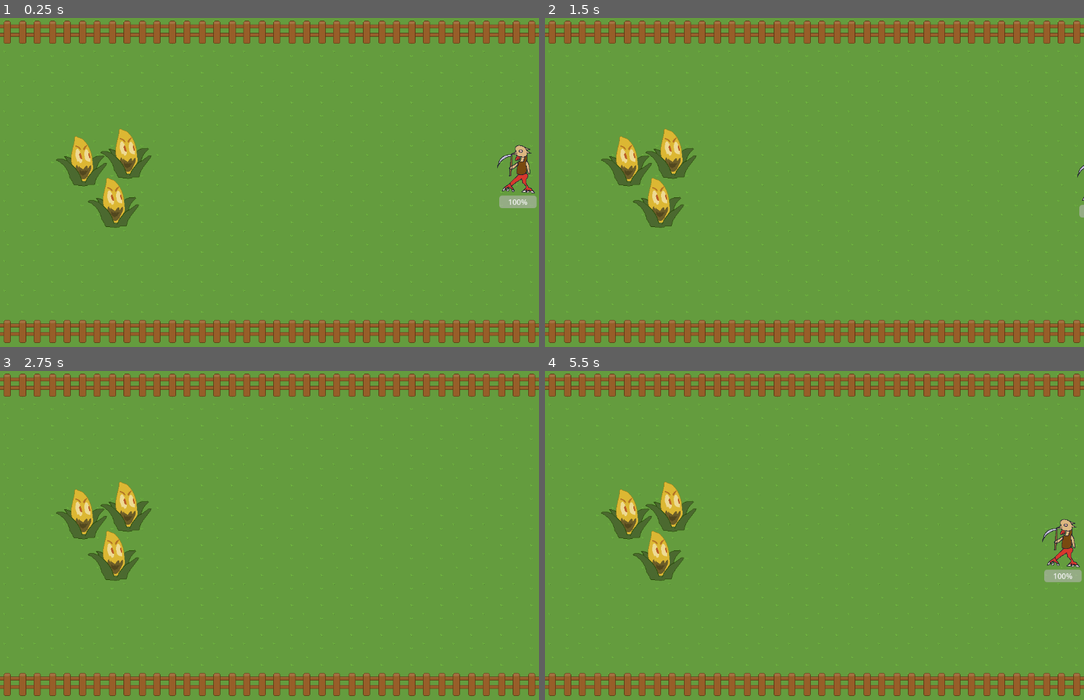
Above: before the commit, frames 1-4 (two rows, left to right).
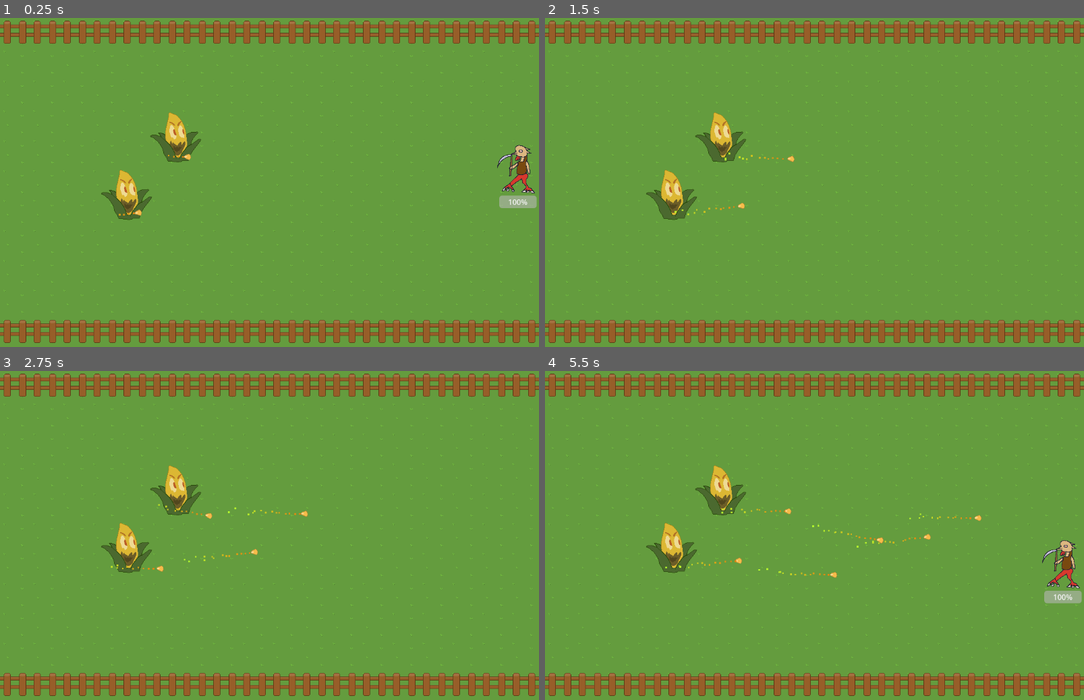
Above: after the commit, the same moments.

Repository: DevFTB/LD52
Game: Godot game, scene res://Scenes/arena.tscn
The game is run twice, just before and just after one commit, with the same random seed, the same clock (stepped at 60 frames per second) and the same inputs.
Inputs:
- Up to frame 1 (0.25 s): no input
- Up to frame 2 (1.5 s): tap Enter at 0.5 s; hold D (move_right) 0.53-1.28 s; hold S (move_down) from 1.28 s (still down)
- Up to frame 3 (2.75 s): release S (move_down) at 2.03 s; hold D (move_right) from 2.03 s (still down)
- Up to frame 4 (5.5 s): tap Space (skill) at 2.75 s; release D (move_right) at 2.78 s; hold W (move_up) 2.78-3.53 s; hold A (move_left) 3.53-5.03 s; hold S (move_down) from 5.03 s (still down)

The runs differ from the first frame. In frame 1, 3.2% of the frame differs, in the area x 10-38%, y 28-64%; in frame 2, 3.3%; in frame 3, 3.3%; in frame 4, 4.5%, in the area x 10-100%, y 28-71%.

Commit message:
added enemy projectiles

Diff:
--- /dev/null
+++ b/Enemy/Projectile.gd
@@ -0,0 +1,31 @@
+extends Node2D
+
+@export var projectile : ProjectileStats
+
+var direction = null
+# Called when the node enters the scene tree for the first time.
+func _ready():
+	if projectile != null:
+		$Sprite2D.texture = projectile.texture
+	pass # Replace with function body.
+
+
+# Called every frame. 'delta' is the elapsed time since the previous frame.
+func _process(delta):
+	if direction != null and projectile != null:
+		position += direction * projectile.speed * delta
+	pass
+
+func set_details(direction, projectile_stats):
+	self.direction = direction
+	projectile = projectile_stats
+	#$print(str(global_position) + ", " + str(position))
+	print(direction)
+	rotation = direction.angle()
+
+
+func _on_area_2d_area_entered(area):
+	if area.get_parent().is_in_group("player"):
+		area.get_parent().modify_health(-projectile.damage)
+		queue_free()
+	pass # Replace with function body.
--- /dev/null
+++ b/Enemy/ProjectileShoot.gd
@@ -0,0 +1,36 @@
+extends Node2D
+
+@export var projectile = preload("res://Enemy/projectile.tscn")
+@export var projectile_stats: ProjectileStats
+
+@export var attack_frequency = 0.5
+
+# Called when the node enters the scene tree for the first time.
+func _ready():
+	$AttackTimer.wait_time = 1.0 / attack_frequency
+	print(projectile_stats)
+	pass # Replace with function body.
+
+
+# Called every frame. 'delta' is the elapsed time since the previous frame.
+func _process(delta):
+	pass
+
+func attack():
+	var target_pos = get_target_position()
+
+	var new_projectile = projectile.instantiate()
+	var direction = (target_pos - global_position).normalized()
+	print("Target pos: " + str(target_pos) + ", direction: " + str(direction)  + ", GLOBAL POS: " + str(global_position))
+	new_projectile.set_details(direction, projectile_stats)
+
+	add_child(new_projectile)
+
+	$AttackTimer.start()
+	pass
+
+func get_target_position() -> Vector2:
+	var player = get_tree().get_first_node_in_group("player")
+
+	return player.global_position
+	pass
--- /dev/null
+++ b/Enemy/ProjectileStats.gd
@@ -0,0 +1,12 @@
+extends Resource
+class_name ProjectileStats
+
+@export var damage : float = 2.0
+@export var speed : float = 10.0
+@export var texture : Texture2D
+
+func _init(p_damage  : float = 2.0, p_speed: float  = 10.0 , p_texture  = null):
+	damage = p_damage
+	speed = p_speed
+	texture = p_texture
+	pass
--- a/Enemy/enemy.tscn
+++ b/Enemy/enemy.tscn
@@ -7,6 +7,8 @@
 [ext_resource type="Script" path="res://Scenes/EnemyGUI.gd" id="4_n0s1c"]
 [ext_resource type="Script" path="res://Scenes/DamageNumber.gd" id="5_jfuxr"]
 [ext_resource type="Script" path="res://Scenes/FlashOnHit.gd" id="6_fgrfn"]
+[ext_resource type="Script" path="res://Enemy/ProjectileShoot.gd" id="8_i7f5s"]
+[ext_resource type="Resource" uid="uid://bxnprj3gow0u4" path="res://Enemy/korn_projectile.tres" id="9_kqmrm"]
 
 [sub_resource type="SpriteFrames" id="SpriteFrames_0ihq0"]
 animations = [{
@@ -31,7 +33,6 @@
 height = 112.0
 
 [node name="Enemy" type="Node2D" groups=["enemy"]]
-position = Vector2(177, 348)
 script = ExtResource("1_hiw8e")
 max_hp = 8
 
@@ -51,7 +52,6 @@
 
 [node name="DamageNumber" type="Label" parent="EnemyGUI"]
 modulate = Color(1, 1, 1, 0)
-layout_mode = 0
 offset_top = -84.0
 offset_right = 40.0
 offset_bottom = -58.0
@@ -73,6 +73,15 @@
 [node name="FlashOnHit" type="Node" parent="."]
 script = ExtResource("6_fgrfn")
 
+[node name="Attacks" type="Node2D" parent="."]
+
+[node name="ProjectileShoot" type="Node2D" parent="Attacks"]
+script = ExtResource("8_i7f5s")
+projectile_stats = ExtResource("9_kqmrm")
+
+[node name="AttackTimer" type="Timer" parent="Attacks/ProjectileShoot"]
+one_shot = true
+
 [connection signal="health_changed" from="." to="EnemyGUI" method="_on_health_changed"]
 [connection signal="health_changed" from="." to="FlashOnHit" method="_on_health_changed"]
 [connection signal="timeout" from="EnemyGUI/Pain" to="." method="_on_pain_timeout"]
--- /dev/null
+++ b/Enemy/korn_projectile.tres
@@ -0,0 +1,10 @@
+[gd_resource type="Resource" load_steps=3 format=3 uid="uid://bxnprj3gow0u4"]
+
+[ext_resource type="Script" path="res://Enemy/ProjectileStats.gd" id="1_nggbi"]
+[ext_resource type="Texture2D" uid="uid://d053fjmqpv0gu" path="res://Enemy/korn_projectile.png" id="2_46uap"]
+
+[resource]
+script = ExtResource("1_nggbi")
+damage = 2.0
+speed = 100.0
+texture = ExtResource("2_46uap")
--- /dev/null
+++ b/Enemy/projectile.tscn
@@ -0,0 +1,50 @@
+[gd_scene load_steps=7 format=3 uid="uid://cbqxj0glj21vm"]
+
+[ext_resource type="Script" path="res://Enemy/Projectile.gd" id="1_5hisi"]
+[ext_resource type="Texture2D" uid="uid://d053fjmqpv0gu" path="res://Enemy/korn_projectile.png" id="2_kt40w"]
+
+[sub_resource type="Gradient" id="Gradient_3ej6n"]
+interpolation_mode = 2
+colors = PackedColorArray(1, 0.520852, 0.182072, 1, 0.81026, 1, 0.470764, 1)
+
+[sub_resource type="GradientTexture1D" id="GradientTexture1D_edenx"]
+gradient = SubResource("Gradient_3ej6n")
+
+[sub_resource type="ParticleProcessMaterial" id="ParticleProcessMaterial_ru5q6"]
+particle_flag_disable_z = true
+direction = Vector3(-1, 0, 0)
+spread = 9.37
+gravity = Vector3(0, 0, 0)
+initial_velocity_min = 34.88
+initial_velocity_max = 63.95
+orbit_velocity_min = 0.0
+orbit_velocity_max = 0.0
+scale_min = 3.0
+scale_max = 4.0
+color = Color(0.87451, 1, 0.384314, 1)
+color_ramp = SubResource("GradientTexture1D_edenx")
+
+[sub_resource type="CircleShape2D" id="CircleShape2D_wpg1x"]
+radius = 7.0
+
+[node name="Projectile" type="Node2D"]
+script = ExtResource("1_5hisi")
+
+[node name="Sprite2D" type="Sprite2D" parent="."]
+texture_filter = 1
+rotation = 0.74351
+texture = ExtResource("2_kt40w")
+
+[node name="GPUParticles2D" type="GPUParticles2D" parent="."]
+position = Vector2(-7, 0)
+amount = 14
+process_material = SubResource("ParticleProcessMaterial_ru5q6")
+
+[node name="Area2D" type="Area2D" parent="."]
+collision_layer = 4
+collision_mask = 9
+
+[node name="CollisionShape2D" type="CollisionShape2D" parent="Area2D"]
+shape = SubResource("CircleShape2D_wpg1x")
+
+[connection signal="area_entered" from="Area2D" to="." method="_on_area_2d_area_entered"]
--- a/Scenes/ControllablePlayer.gd
+++ b/Scenes/ControllablePlayer.gd
@@ -23,6 +23,7 @@
 func _ready():
 	emit_signal("stats_changed", hp)
 	emit_signal("health_changed", health, 0, false)
+	print("player pos: " + str(global_position))
 	pass # Replace with function body.
 # Called every frame. 'delta' is the elapsed time since the previous frame.
 func _process(delta):
@@ -33,7 +34,7 @@
 	health += modification
 	if health < 0:
 		die()
-	emit_signal("health_changed", health)
+	emit_signal("health_changed", health, modification, true)
 
 func die():
 	print("death")
--- a/Scenes/Enemy.gd
+++ b/Scenes/Enemy.gd
@@ -4,7 +4,6 @@
 @export var max_hp : int = 20
 @export var attack_range : float = 1
 @export var base_attack : float = 1
-@export var attack_frequency : float = 0.5
 
 @onready var health = max_hp
 
@@ -13,16 +12,27 @@
 signal health_changed(new_health, difference, should_display)
 signal death
 
+var can_attack = []
+
 # Called when the node enters the scene tree for the first time.
 func _ready():
 	emit_signal("health_changed", health, 0 , false)
 
-	pass # Replace with function body.
+	for child in range($Attacks.get_child_count()):
+		can_attack.append(true)
+		$Attacks.get_child(child).get_node("AttackTimer").timeout.connect(func(): enable_attack(child))
 
 
+	pass # Replace with function body.
+func enable_attack(index):
+	can_attack[index] = true
 # Called every frame. 'delta' is the elapsed time since the previous frame.
 func _process(delta):
-	pass
+	if not is_dead:
+		var available_attack = can_attack.find(true)
+		if available_attack != -1:
+			attack(available_attack)
+		pass
 
 func modify_health(modification):
 	if not is_dead:
@@ -46,3 +56,8 @@
 
 func get_sprite():
 	return $Sprite
+
+func attack(available_attack):
+	# Can be changed for more complexity
+	$Attacks.get_child(available_attack).attack()
+	can_attack[available_attack] = false
--- a/Scenes/arena.tscn
+++ b/Scenes/arena.tscn
@@ -40,16 +40,15 @@
 layer_1/tile_data = PackedInt32Array(17, 1, 1, 0, 1, 1, 16, 1, 1, 15, 1, 1, 14, 1, 1, 13, 1, 1, 12, 1, 1, 11, 1, 1, 10, …(339 unchanged characters)…
 
 [node name="Enemy" parent="." instance=ExtResource("2_m1pyp")]
+position = Vector2(378, 297)
 
 [node name="Enemy2" parent="." instance=ExtResource("2_m1pyp")]
-position = Vector2(272, 332)
+position = Vector2(273, 420)
 
-[node name="Enemy3" parent="." instance=ExtResource("2_m1pyp")]
-position = Vector2(245, 437)
-
-[node name="GrimCheaper" type="Node2D" parent="."]
+[node name="GrimCheaper" type="Node2D" parent="." groups=["player"]]
 position = Vector2(1110, 321)
 script = ExtResource("2_d8hb5")
+movement_speed = 200.0
 
 [node name="Sprite" type="Sprite2D" parent="GrimCheaper"]
 material = ExtResource("6_cb21j")
@@ -66,6 +65,7 @@
 script = ExtResource("4_grhpe")
 
 [node name="HealthBar" type="ProgressBar" parent="GrimCheaper/CharacterGUI"]
+layout_mode = 1
 anchors_preset = 15
 anchor_right = 1.0
 anchor_bottom = 1.0
--- a/project.godot
+++ b/project.godot
@@ -7,6 +7,16 @@
 ;   param=value ; assign values to parameters
 
 config_version=5
+
+_global_script_classes=[{
+"base": "Resource",
+"class": &"ProjectileStats",
+"language": &"GDScript",
+"path": "res://Enemy/ProjectileStats.gd"
+}]
+_global_script_class_icons={
+"ProjectileStats": ""
+}
 
 [application]
 
Not shown: 1 places in Enemy/enemy.tscn that only renumber resources
